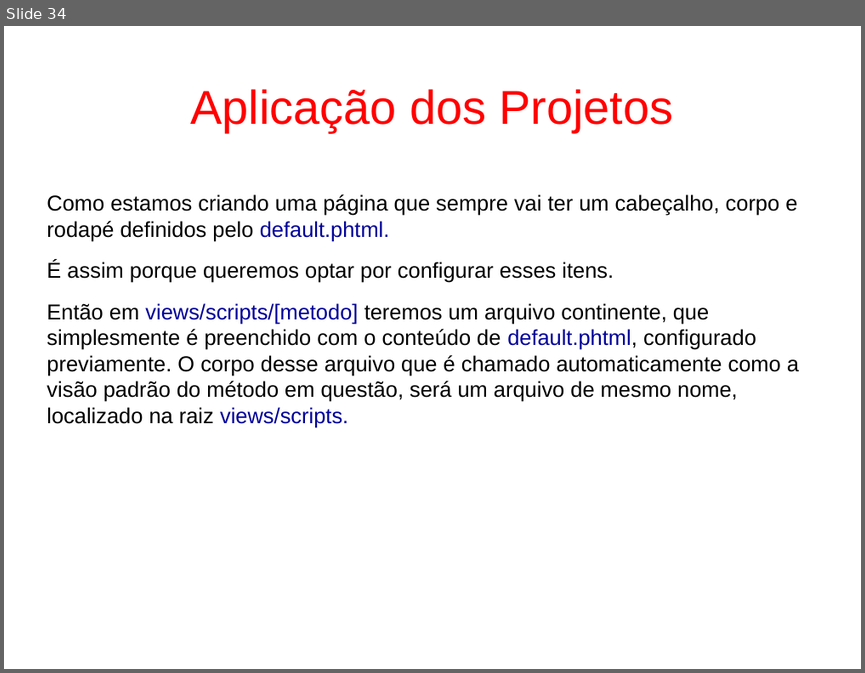
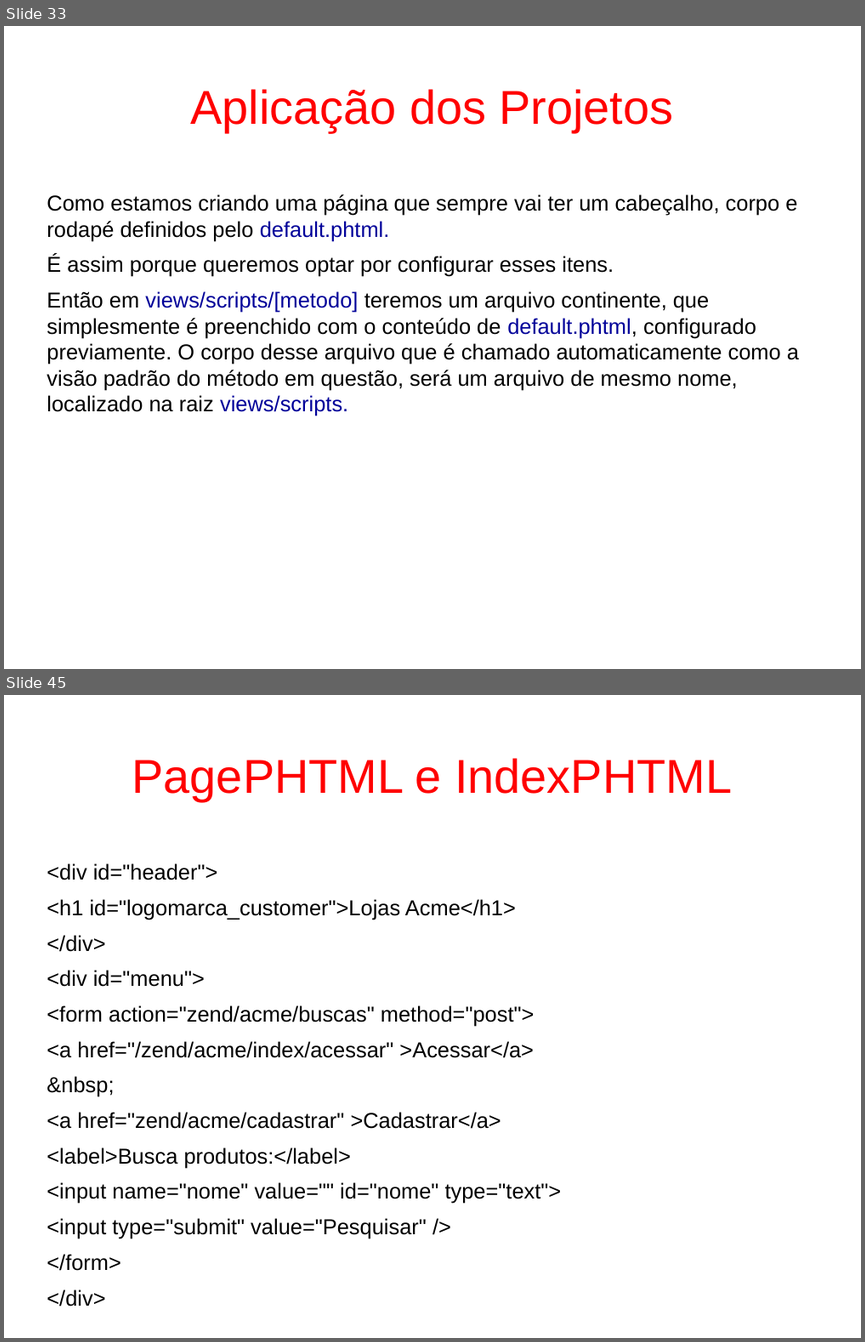
Before and after one commit to fgsl/lojasacme, a slide deck: docs/tutorial.odp. Shown one above the other, each under a label of ours: slide 34 before the commit, slides 33 and 45 after it; the slides between them are not shown. The pictures are 865x673 and 865x1342 pixels, drawn with LibreOffice and Linux fonts; fonts in the diff are those of the drawing. Boxes give left, top, right and bottom in pixels: in the first picture for what was removed or moved away, otherwise in the second. Text is boxed around its words. In the diff, an @@ line names an element or a change of style, - is before the commit and + after.

```diff
--- a/docs/tutorial.odp
+++ b/docs/tutorial.odp
@@ slide 45 added at [4, 695, 861, 1338], background #FFFFFF @@
@@ title added at [132, 758, 732, 801], 44 pt, text #FF0000 @@
+PagePHTML e IndexPHTML
@@ text added at [46, 863, 562, 1270], 20 pt, text #000000 @@
+<div id="header">
+<h1 id="logomarca_customer">Lojas Acme</h1>
+</div>
+<div id="menu">
+<form action="zend/acme/buscas" method="post">
+<a href="/zend/acme/index/acessar" >Acessar</a>
+&nbsp;
+<a href="zend/acme/cadastrar" >Cadastrar</a>
+<label>Busca produtos:</label>
+<input name="nome" value="" id="nome" type="text">
+<input type="submit" value="Pesquisar" />
+</form>
+</div>
@@ what was slide 34 is now slide 33 @@
@@ slide 33 changed as well @@
@@ text "Como estamos criando uma página ..." at [46, 194, 799, 416]: less space between paragraphs @@
```
Also in this commit, not shown: 25 other slides changed, 30 other slides added, 1 slide removed, 1 other file.
